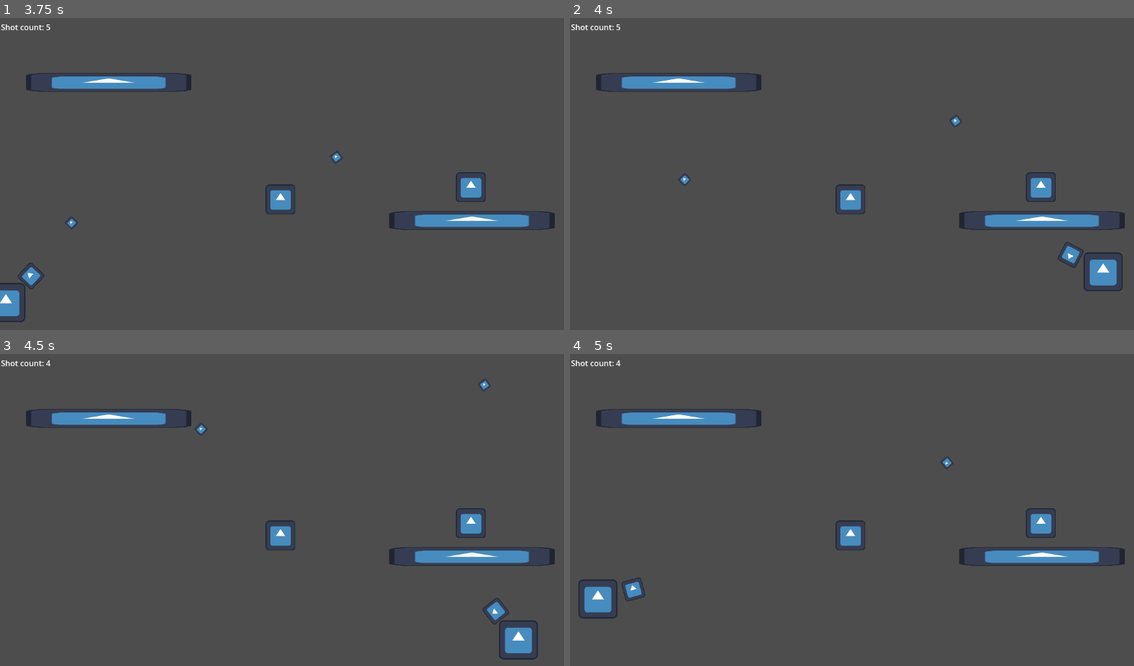
Above: before the commit, frames 1-4 (two rows, left to right).
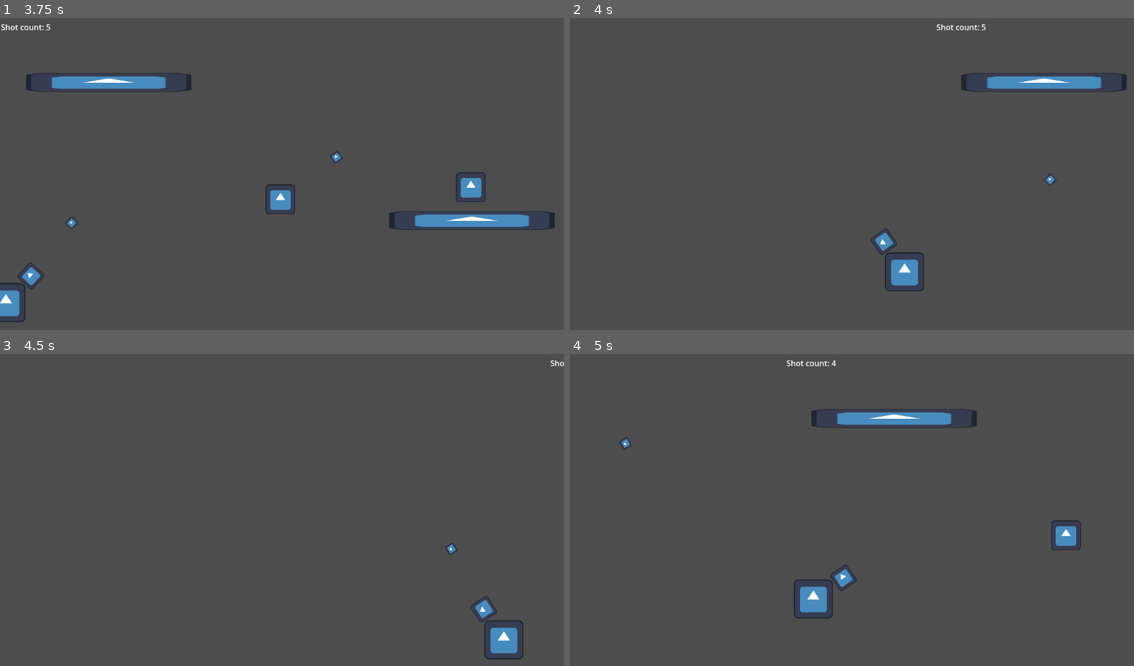
Above: after the commit, the same moments.

Repository: SpicyTime/ShotgunSam
Game: Godot game, scene res://scenes/game.tscn
Two runs of this game, one before a commit and one after it. Both use one fixed random seed, a clock stepped at 60 frames per second and the inputs below. The engine's default icon, where the game draws it, is replaced by a stand-in: a white triangle on a blue panel in a dark square.
Inputs (mouse positions are in pixels of both pictures, inside the frame that each line leads up to):
- Up to frame 1 (3.75 s): move the mouse to (253, 239) at 0.52 s; hold Right (move_right) 0.53-2.03 s; click (253, 239) at 0.6 s; tap Space (jump) at 0.77, 1.52, 3.02 s; move the mouse to (451, 223) at 1.27 s; click (451, 223) at 1.35 s; move the mouse to (112, 127) at 2.02 s; hold A (move_left) from 2.03 s (still down); click (112, 127) at 2.1 s; move the mouse to (310, 177) at 2.77 s; click (310, 177) at 2.85 s; move the mouse to (197, 96) at 3.52 s; click (197, 96) at 3.6 s
- Up to frame 2 (4 s): keep holding A (move_left); tap Space (jump) at 3.77 s
- Up to frame 3 (4.5 s): move the mouse to (406, 497) at 4.27 s; release A (move_left) at 4.28 s; hold Right (move_right) from 4.28 s (still down); click (406, 497) at 4.35 s
- Up to frame 4 (5 s): keep holding Right (move_right); tap Space (jump) at 4.52 s

Frame 1 is identical in both runs. In frame 2, 5.4% of the frame differs, in the area x 0-99%, y 2-88%; in frame 3, 3.8%; in frame 4, 5.7%, in the area x 0-99%, y 2-85%.

Commit message:
Camera will now snap to a new level based on the players position when the player is out of the camera view

Diff:
--- a/scenes/game.tscn
+++ b/scenes/game.tscn
@@ -1,9 +1,10 @@
-[gd_scene load_steps=10 format=3 uid="uid://bfaaj7vkg65bt"]
+[gd_scene load_steps=11 format=3 uid="uid://bfaaj7vkg65bt"]
 
 [ext_resource type="Script" path="res://scripts/game_manager.gd" id="1_a6aoq"]
 [ext_resource type="PackedScene" uid="uid://c2wa1ek2hr3xe" path="res://scenes/player.tscn" id="1_no7uu"]
 [ext_resource type="PackedScene" uid="uid://b53qsi8rbcsrf" path="res://scenes/platform.tscn" id="2_1yptp"]
 [ext_resource type="PackedScene" uid="uid://cfc30wcm4wluh" path="res://scenes/pickups.tscn" id="3_dkr2k"]
+[ext_resource type="Script" path="res://scripts/camera.gd" id="4_kgiod"]
 [ext_resource type="PackedScene" uid="uid://c4ps67fhoww3f" path="res://scenes/enemy.tscn" id="5_n6iij"]
 [ext_resource type="PackedScene" uid="uid://c4m3jux0rnkhw" path="res://scenes/obstacle.tscn" id="6_ivjpc"]
 [ext_resource type="Texture2D" uid="uid://ckbjf8hvxphwk" path="res://icon.svg" id="7_wn1hw"]
@@ -29,6 +30,9 @@
 [node name="platform2" parent="Platforms" instance=ExtResource("2_1yptp")]
 position = Vector2(-354, -192)
 
+[node name="platform3" parent="Platforms" instance=ExtResource("2_1yptp")]
+position = Vector2(254, -356)
+
 [node name="GameManager" type="Node" parent="."]
 script = ExtResource("1_a6aoq")
 
@@ -38,9 +42,10 @@
 offset_right = -534.0
 offset_bottom = -294.0
 
-[node name="Camera2D" type="Camera2D" parent="."]
+[node name="Camera" type="Camera2D" parent="."]
 unique_name_in_owner = true
 position_smoothing_enabled = true
+script = ExtResource("4_kgiod")
 
 [node name="Player" parent="." instance=ExtResource("1_no7uu")]
 unique_name_in_owner = true
--- /dev/null
+++ b/scripts/camera.gd
@@ -0,0 +1,40 @@
+extends Camera2D
+@onready var player: CharacterBody2D = %Player
+
+
+# Called when the node enters the scene tree for the first time.
+func get_camera_screen_rect() -> Rect2:
+	var half_size = get_viewport().get_visible_rect().size * 0.5 * zoom
+	var top_left = global_position - half_size
+	return Rect2(top_left, half_size * 2)
+func is_player_in_view(player_position):
+	var camera_rect = get_camera_screen_rect()
+	return camera_rect.has_point(player_position)
+func move_camera():
+	var camera_rect = get_camera_screen_rect()
+	var dir: String = ""
+	if player.global_position.x < camera_rect.position.x :
+		dir = "left"
+		global_position -= Vector2(camera_rect.size.x, 0)
+	elif player.global_position.x > camera_rect.position.x + camera_rect.size.x:
+		dir = "right"
+		global_position += Vector2(camera_rect.size.x, 0)
+	elif player.global_position.y > camera_rect.position.y + camera_rect.size.y:
+		global_position += Vector2(0, camera_rect.size.y)
+		dir = "bottom"
+	elif player.global_position	.y < camera_rect.position.y:
+		global_position -= Vector2(0, camera_rect.size.y)
+		dir = "top"
+	print(dir)
+func _ready() -> void:
+	pass # Replace with function body.
+
+
+# Called every frame. 'delta' is the elapsed time since the previous frame.
+func _process(_delta: float) -> void:
+	if is_player_in_view(player.global_position):
+		pass
+		#print("Yes")
+	else:
+		move_camera()
+		#print("No")
--- a/scripts/game_manager.gd
+++ b/scripts/game_manager.gd
@@ -7,8 +7,6 @@
 	if player:
 		player.shots_changed.connect(_on_player_shots_changed)
 		_on_player_shots_changed(player.current_shot_count)
-
-
 # Called every frame. 'delta' is the elapsed time since the previous frame.
 func _process(_delta: float) -> void:
 	pass
--- a/scripts/player.gd
+++ b/scripts/player.gd
@@ -1,5 +1,5 @@
 extends CharacterBody2D
-@onready var camera: Camera2D = %Camera2D
+@onready var camera: Camera2D = %Camera
 @onready var gun: Sprite2D = $Gun
 @onready var screen_size = get_viewport().size
 @onready var CAMERA_SIZE = camera.get_viewport_rect().size
@@ -54,6 +54,6 @@
 		velocity.x = move_toward(velocity.x, 0, SPEED)
 
 	move_and_slide()
-	screen_wrap()
+	#screen_wrap()
 func screen_wrap() ->void:
 	position.x = wrapf(position.x, 0 - CAMERA_SIZE.x / 2, screen_size.x  - CAMERA_SIZE.x / 2)
